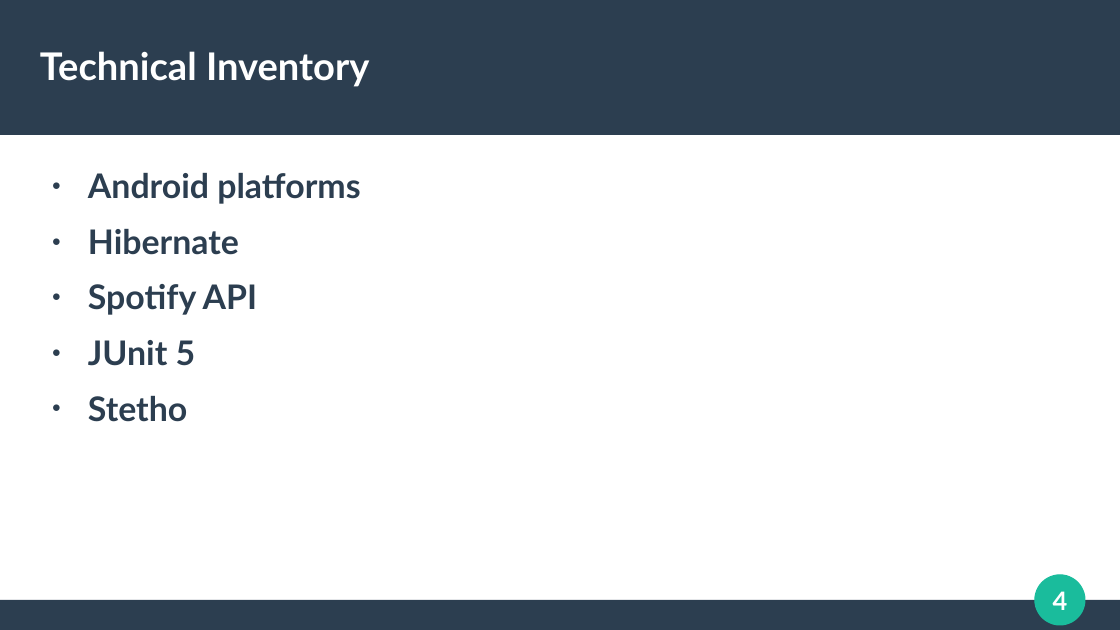
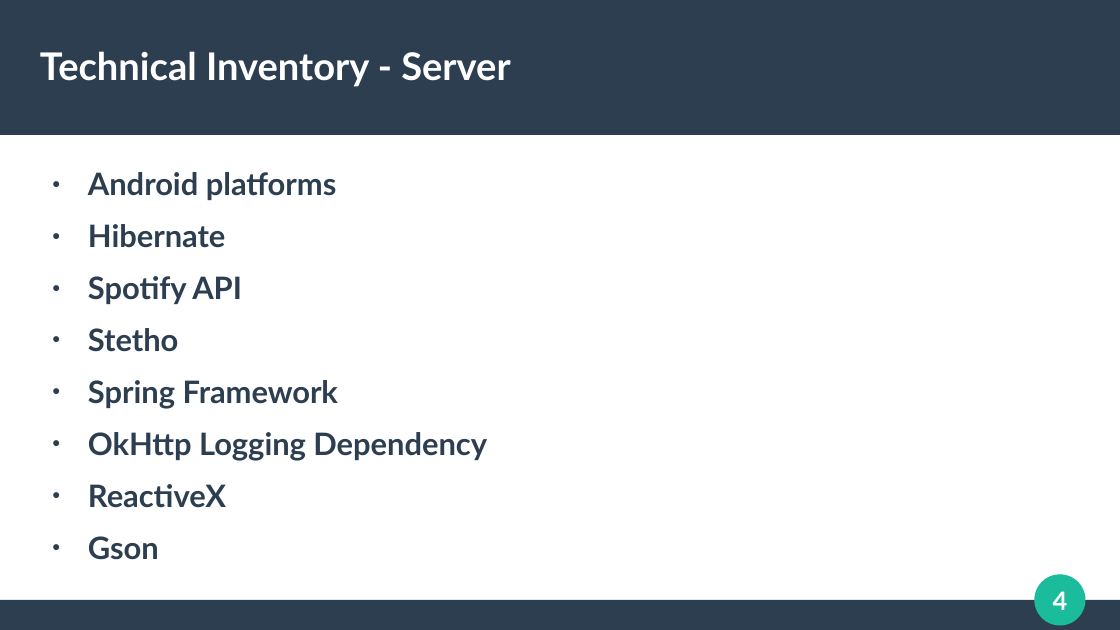
Before and after one commit to tunefull/tunefull.github.io, a slide deck: slide 4 of docs/presentation/tunefull-presentation-power-point.pptx. Drawn at 1120x630 pixels with LibreOffice and Linux fonts; fonts in the diff are those of the drawing. Boxes give left, top, right and bottom in pixels: in the first picture for what was removed or moved away, otherwise in the second. Text is boxed around its words. In the diff, an @@ line names an element or a change of style, - is before the commit and + after.

```diff
--- a/docs/presentation/tunefull-presentation-power-point.pptx
+++ b/docs/presentation/tunefull-presentation-power-point.pptx
@@ text at (40,51,510,87): text changed @@
-Technical Inventory
+Technical Inventory - Server
@@ text at (88,172,336,352): size 24 to 21.8 pt in "Android platforms", "Hibernate", "Spotify API", "Stetho" @@
@@ text at (88,340,196,366): paragraph removed @@
-● JUnit 5
@@ text at (88,380,487,560): paragraphs added @@
+● Spring Framework
+● OkHttp Logging Dependency
+● ReactiveX
+● Gson
```
Also in this commit, not shown: 3 other slides changed, 2 slides added, 1 slide removed.
